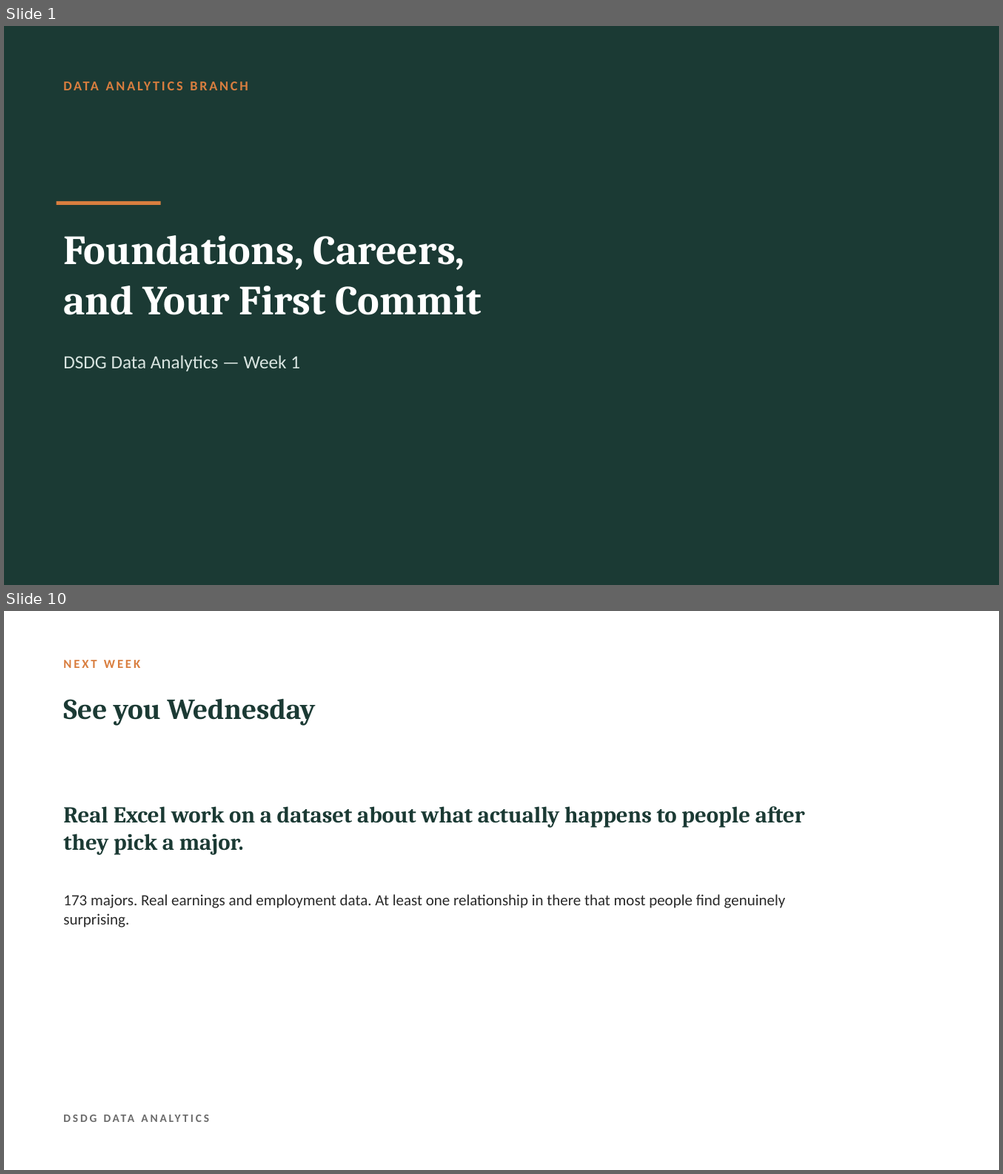
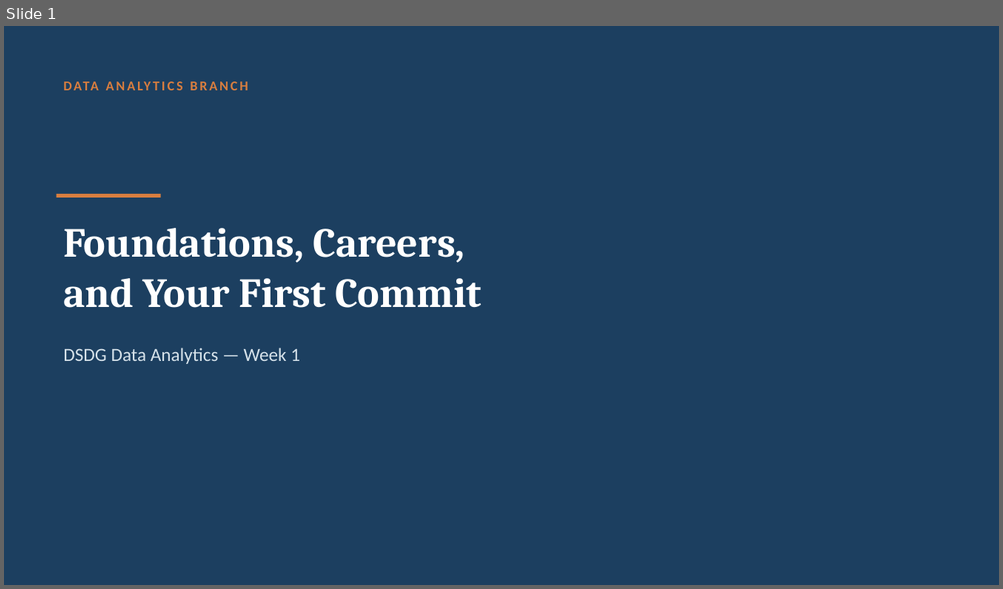
Before and after one commit to Zahi-Rahman/DSDG-Data-Analytics-Branch, a slide deck: week-01-fundamentals-and-github/slides/week-01-slides.pptx. Shown one above the other, each under a label of ours: slides 1 and 10 before the commit, slide 1 after it; the slides between them are not shown. The pictures are 1003x1174 and 1003x589 pixels, drawn with LibreOffice and Linux fonts; fonts in the diff are those of the drawing. Boxes give left, top, right and bottom in pixels: in the first picture for what was removed or moved away, otherwise in the second. Text is boxed around its words. In the diff, an @@ line names an element or a change of style, - is before the commit and + after.

Commit message:
Week 1: rewrite in plainer voice, consolidate and recolor slides

```diff
--- a/week-01-fundamentals-and-github/slides/week-01-slides.pptx
+++ b/week-01-fundamentals-and-github/slides/week-01-slides.pptx
@@ slide 10 removed at box(4, 611, 999, 1170), background #FFFFFF @@
@@ text removed at box(63, 660, 140, 668) @@
-NEXT WEEK
@@ text removed at box(63, 698, 315, 726) @@
-See you Wednesday
@@ text removed at box(63, 806, 805, 855) @@
-Real Excel work on a dataset about what actually happens to people after they pick a major.
@@ text removed at box(63, 894, 785, 928) @@
-173 majors. Real earnings and employment data. At least one relationship in there that most people find genuinely surprising.
@@ text removed at box(57, 1103, 653, 1133) @@
-DSDG DATA ANALYTICS
@@ slide 1 changed as well @@
@@ background #1B3A34 to #1C3F60 @@
@@ 2 texts, 1 rectangle: place and size @@
-2 texts, 1 rectangle at box(57, 201, 481, 369)
+2 texts, 1 rectangle at box(57, 194, 481, 361)
@@ text "DSDG Data Analytics — Week ..." at box(63, 348, 300, 361): text colour #D8E4E0 to #D6E2EA @@
```
Also in this commit, not shown: 6 other slides changed, 2 other slides removed, 2 other files.
